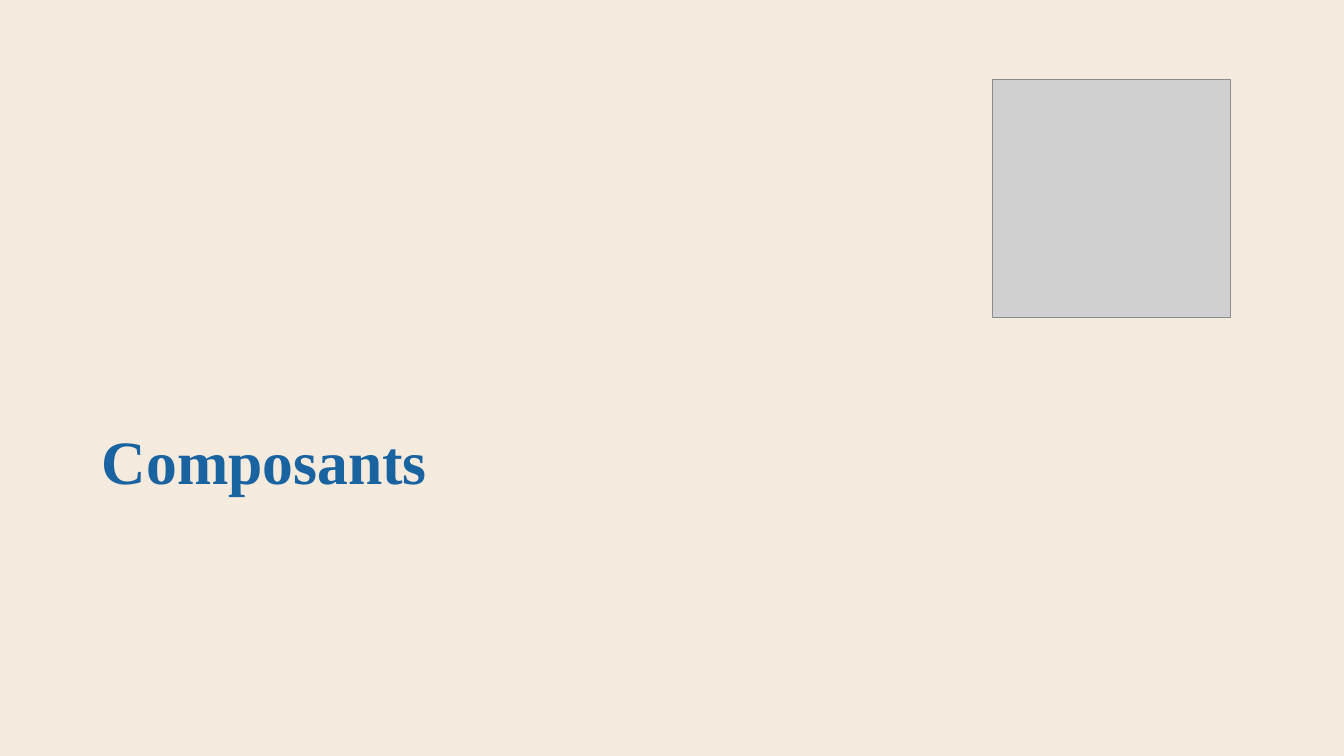
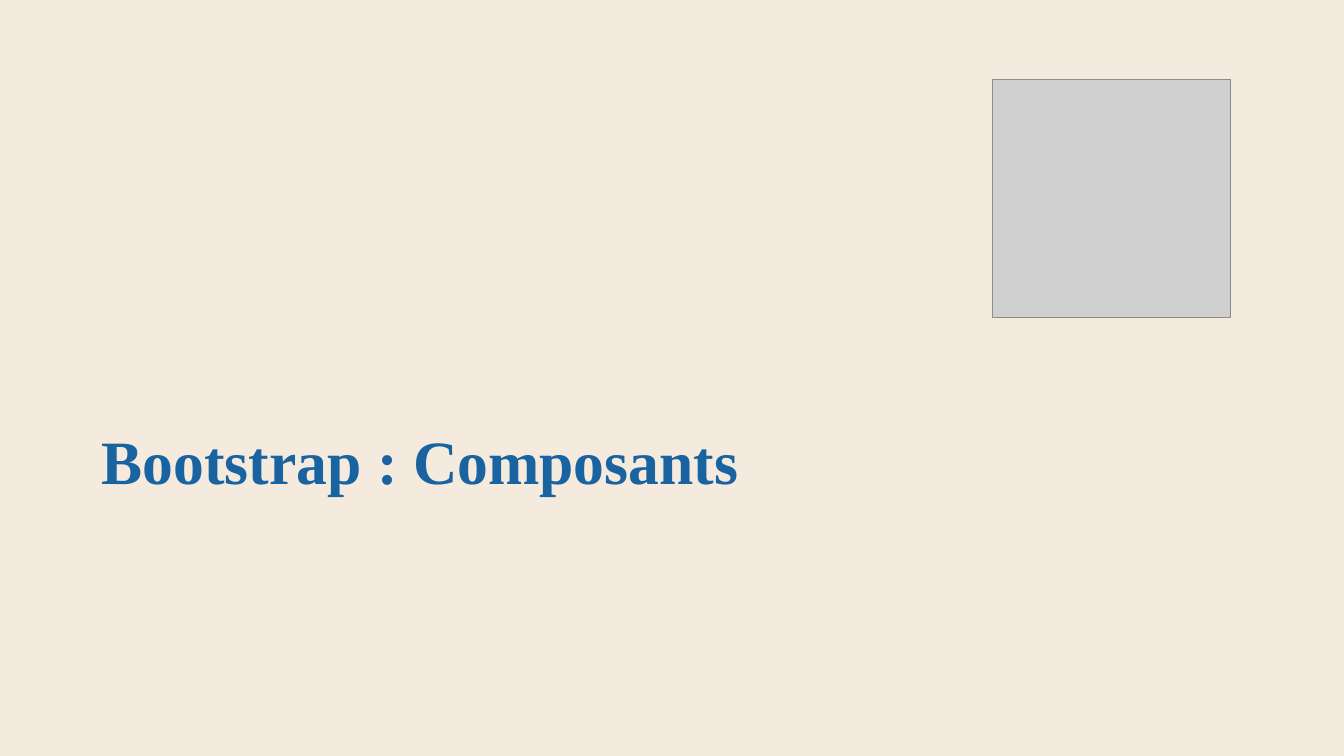
Before and after one commit to AlainWafflard/4IPW3, a slide deck: slide 29 of syllabus/15_mise_en_forme_bootstrap/syllabus_15_bootstrap.pptx (slide 28 before the commit). Drawn at 1344x756 pixels with LibreOffice and Linux fonts; fonts in the diff are those of the drawing; grey boxes stand for pictures; background and template pictures are left out. Boxes give left, top, right and bottom in pixels: in the first picture for what was removed or moved away, otherwise in the second. Text is boxed around its words. In the diff, an @@ line names an element or a change of style, - is before the commit and + after.

```diff
--- a/syllabus/15_mise_en_forme_bootstrap/syllabus_15_bootstrap.pptx
+++ b/syllabus/15_mise_en_forme_bootstrap/syllabus_15_bootstrap.pptx
@@ title at box(102, 443, 738, 496): text changed @@
-Composants
+Bootstrap : Composants
```
Also in this commit, not shown: 19 other slides changed, 1 slide added, 15 other files.
